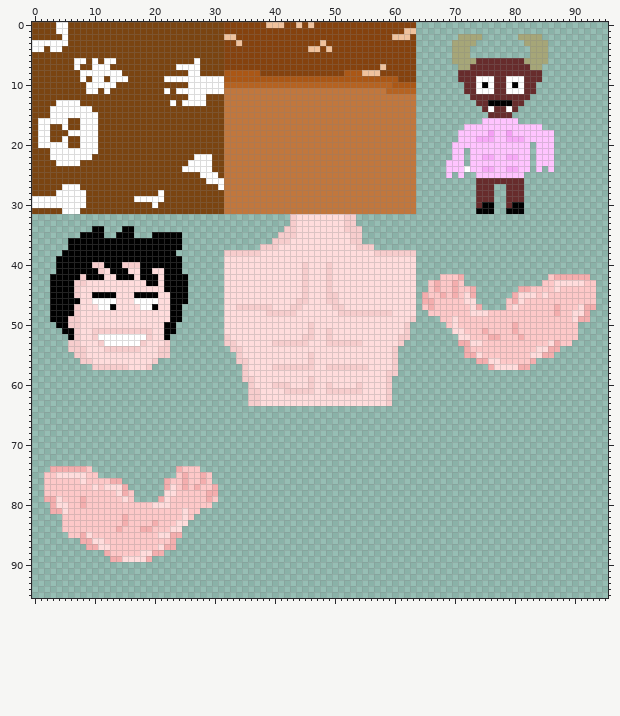
Two versions of one sprite sheet, iti2024/lestrigones/sprites.png. Above: the version before the commit.
The file is 96x96 pixels. Colours within 5 levels of each other are drawn and written as one.
After:
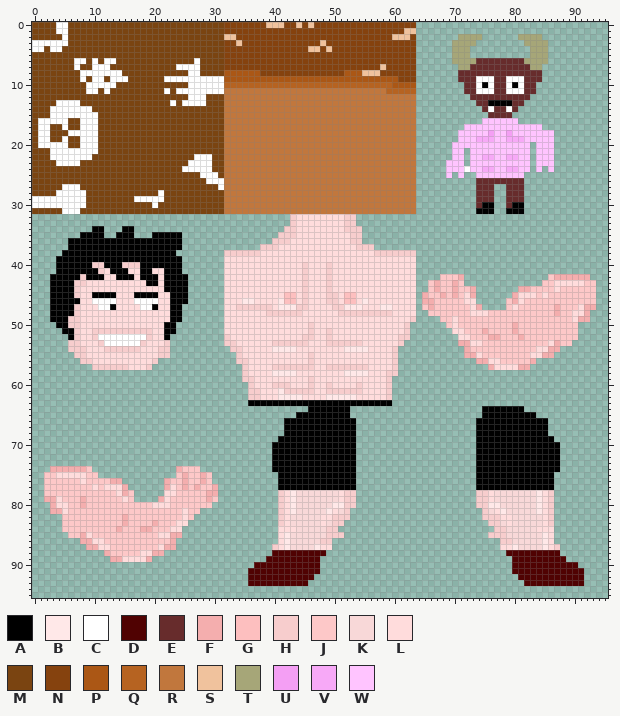
Palette (. is transparent): A #000000  B #ffe8e8  C #ffffff  D #500202  E #672c2c  F #f4aeae  G #fdbfbf  H #f7cdcd  J #fdc8c8  K #f8d8d8  L #ffdcdc  M #7a4411  N #85420e  P #ab5715  Q #b66321  R #c1773d  S #f0c29d  T #a6a678  U #f49ff4  V #f7a9f7  W #ffc4ff
Edits made:
@@ x 33..61 @@
 44 LLLLLLLLLLLLHLLLHLLLLLLLLLLLL
-45 LLLLLLLLLLLLHLLLHHLLLLLLLLLLL
-46 LLLLLLLLLLLHHLLLHHLLLLLLLLLLL
-47 LHHHHHHLLLHHLLLLLHHLLLLLLLLLL
-48 LLLLLLHHHHHLLLLLLLHHHHHHHHHLL
+45 LLLLLLLLLGGLHLLLHHLGGLLLLLLLL
+46 LLBBLLLLBGGLHLLLHHLGGLBLLLLLL
+47 LHHHHHHLBBBHHLLLLHHBBBLLLBBLL
+48 LLLLLLHHHHHHLLLLLLHHHHHHHHHLL
 49 LLLLLLLLLLLLLLLLLLLLLLLLLLLLL
@@ x 38..57 @@
 53 LLHHHHHHLLLHHHHHHLLL
-54 LLLLLLLLLLLLLLLLLLLL
+54 LLBBBBLLLLLLLLBBBBLL
 55 LLLLLLLLHLLLLLLLLLLL
@@ x 34..93 @@
 57 .HLLLLHHHHHHHLLHHHHHHHLLLLH...............FLLLLFF...........
-58 .HLLLLLLLLLLLLLLLLLLLLLLLHH.................................
+58 .HLLLLBBBBLLLLLLLLBBBBLLLHH.................................
 59 .HHLLLLLLLLLHLLLLLLLLLLLLH..................................
 60 ..HLLLHHHLLLHLLHLLLLHLLLLH..................................
-61 ..HHLLLLHHHHHLLHHHHHHLLLLH..................................
-62 ..HHLLLLLLLLLLLLLLLLLLLLLH..................................
-63 ..HHLLLLLLLLLLLLLLLLLLLLLH..................................
-64 ............................................................
-65 ............................................................
-66 ............................................................
-67 ............................................................
-68 ............................................................
-69 ............................................................
-70 ............................................................
-71 ............................................................
-72 ............................................................
-73 ............................................................
-74 ............................................................
-75 ............................................................
-76 ............................................................
-77 ............................................................
-78 ............................................................
-79 ............................................................
-80 ............................................................
-81 ............................................................
-82 ............................................................
-83 ............................................................
-84 ............................................................
-85 ............................................................
-86 ............................................................
-87 ............................................................
-88 ............................................................
-89 ............................................................
-90 ............................................................
-91 ............................................................
-92 ............................................................
-93 ............................................................
+61 ..HHLLLBHHHHHLLHHHHHHLLLLH..................................
+62 ..HHLLLBBBBLLLLBBBBBLLLLLH..................................
+63 ..AAAAAAAAAAAAAAAAAAAAAAAA..................................
+64 ............AAAAAAA......................AAAAAAA............
+65 ..........AAAAAAAAA......................AAAAAAAAA..........
+66 ........AAAAAAAAAAAA....................AAAAAAAAAAAA........
+67 ........AAAAAAAAAAAA....................AAAAAAAAAAAA........
+68 ........AAAAAAAAAAAA....................AAAAAAAAAAAA........
+69 .......AAAAAAAAAAAAA....................AAAAAAAAAAAAA.......
+70 ......AAAAAAAAAAAAAA....................AAAAAAAAAAAAAA......
+71 ......AAAAAAAAAAAAAA....................AAAAAAAAAAAAAA......
+72 ......AAAAAAAAAAAAAA....................AAAAAAAAAAAAAA......
+73 ......AAAAAAAAAAAAAA....................AAAAAAAAAAAAAA......
+74 ......AAAAAAAAAAAAAA....................AAAAAAAAAAAAAA......
+75 .......AAAAAAAAAAAAA....................AAAAAAAAAAAAA.......
+76 .......AAAAAAAAAAAAA....................AAAAAAAAAAAAA.......
+77 .......AAAAAAAAAAAAA....................AAAAAAAAAAAAA.......
+78 .......HLBKKKKKKKLHH....................HHLKKKKKKKBLH.......
+79 .......HLBKKKKKKKLHH....................HHLKKKKKKKBLH.......
+80 .......HLBKKKKKKBBHH....................HHBBKKKKKKBLH.......
+81 .......HLBKKKKKBLKH......................HKLBKKKKKBLH.......
+82 .......HLKKKKKLLHHH......................HHHLLKKKKKLH.......
+83 .......HLKKKKKLKHH........................HHKLKKKKKLH.......
+84 .......LLLKKKKKHH..........................HHKKKKKLLL.......
+85 .......LBKKKKKKHHH........................HHHKKKKKKBL.......
+86 .......LBKKKKKHH............................HHKKKKKBL.......
+87 ......HLBKKKKBLL............................LLBKKKKBLH......
+88 ......DDDDDDDDD..............................DDDDDDDDD......
+89 .....DDDDDDDDD................................DDDDDDDDD.....
+90 ...DDDDDDDDDDD................................DDDDDDDDDDD...
+91 ..DDDDDDDDDDDD................................DDDDDDDDDDDD..
+92 ..DDDDDDDDDDD..................................DDDDDDDDDDD..
+93 ..DDDDDDDDDD....................................DDDDDDDDDD..
 94 ............................................................
Where, in picture pixels (left, top, right, bottom), the same in both pictures:
changed: (242, 292, 308, 316)
changed: (344, 292, 392, 310)
changed: (248, 346, 392, 586)
added: (476, 406, 584, 586)
